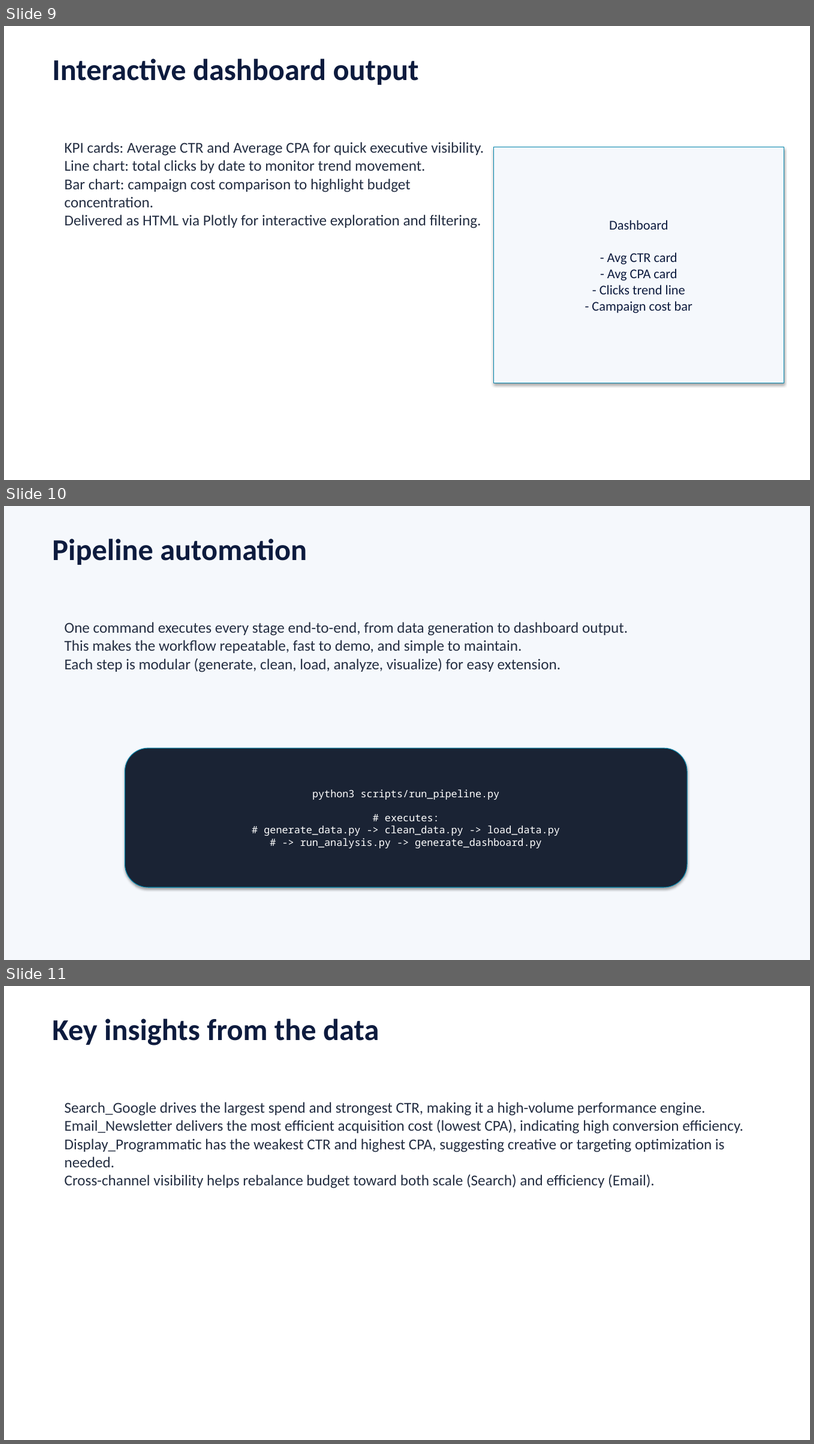
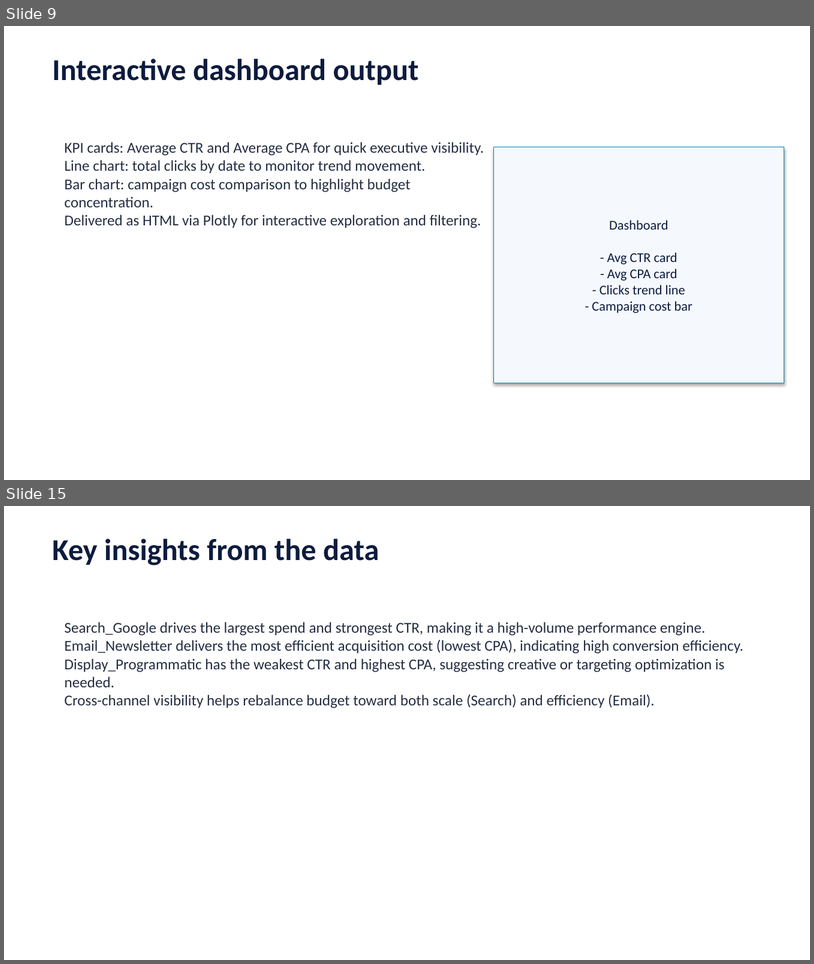
Before and after one commit to yousefessa2112/marketing-data-platform, a slide deck: dashboard/Marketing_Data_Pipeline_Presentation.pptx. Shown one above the other, each under a label of ours: slides 9, 10 and 11 before the commit, slides 9 and 15 after it; the slides between them are not shown. The pictures are 814x1444 and 814x964 pixels, drawn with LibreOffice and Linux fonts; fonts in the diff are those of the drawing. Boxes give left, top, right and bottom in pixels: in the first picture for what was removed or moved away, otherwise in the second. Text is boxed around its words. In the diff, an @@ line names an element or a change of style, - is before the commit and + after.

```diff
--- a/dashboard/Marketing_Data_Pipeline_Presentation.pptx
+++ b/dashboard/Marketing_Data_Pipeline_Presentation.pptx
@@ slide 10 removed at bbox=[4, 506, 810, 960], background #F5F8FC @@
@@ text removed at bbox=[52, 538, 307, 565] @@
-Pipeline automation
@@ text removed at bbox=[65, 622, 628, 672] @@
-One command executes every stage end-to-end, from data generation to dashboard output.
-This makes the workflow repeatable, fast to demo, and simple to maintain.
-Each step is modular (generate, clean, load, analyze, visualize) for easy extension.
@@ rounded rectangle removed at bbox=[125, 748, 687, 887] @@
-python3 scripts/run_pipeline.py
-# executes:
-# generate_data.py -> clean_data.py -> load_data.py
-# -> run_analysis.py -> generate_dashboard.py
@@ what was slide 11 is now slide 15 @@
```
Also in this commit, not shown: 1 slide changed, 6 slides added, 1 other slide removed, 23 other files.
